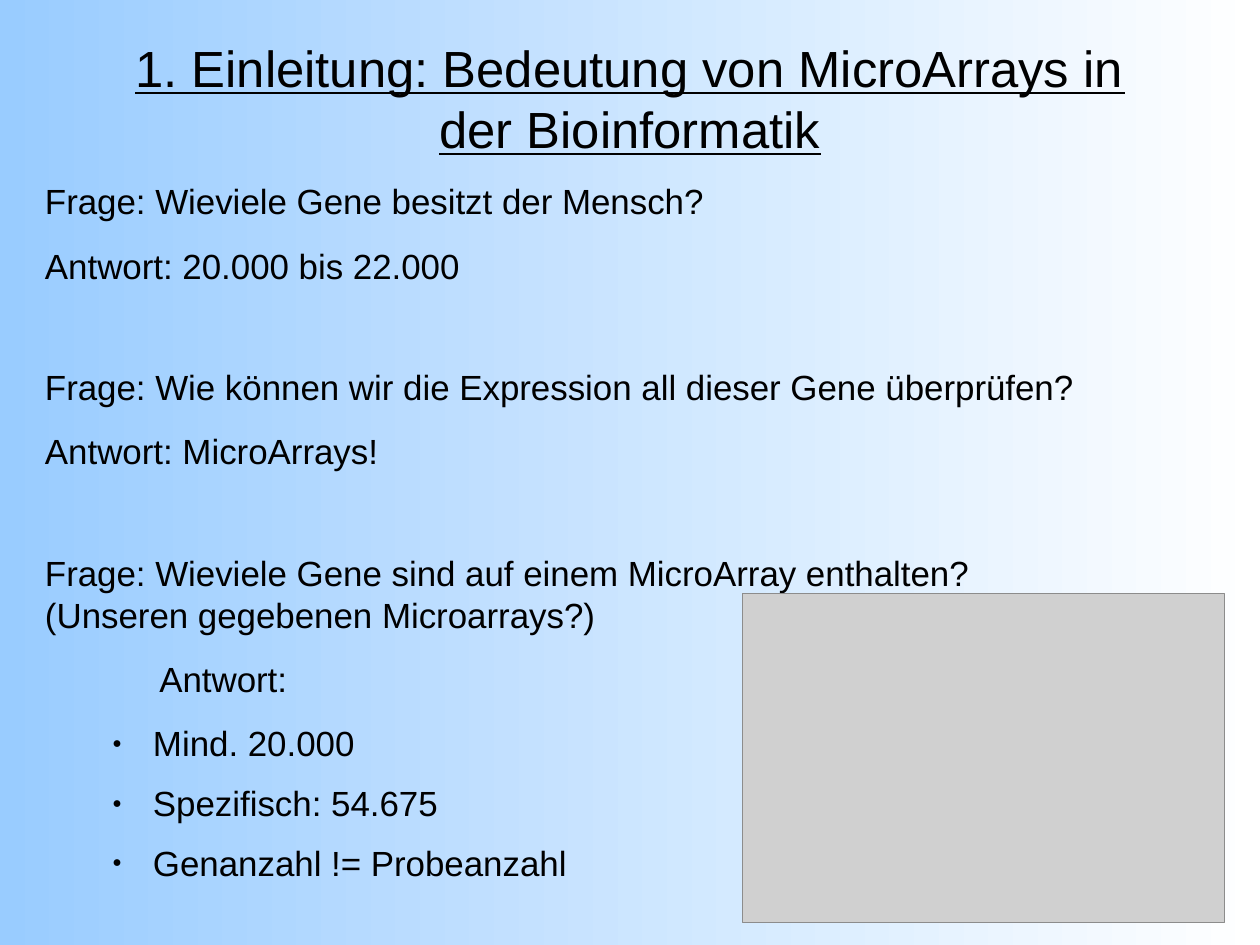
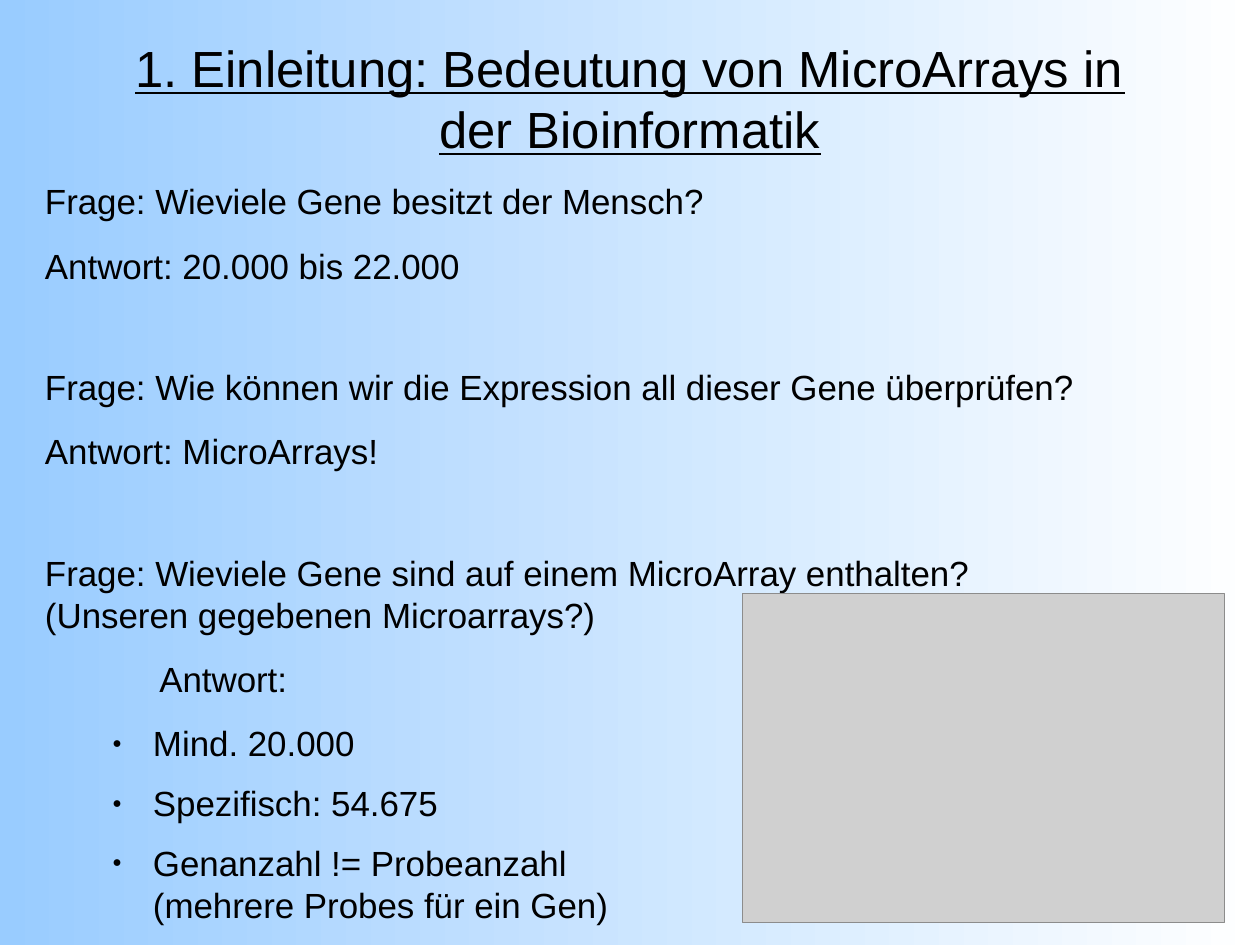
Before and after one commit to emmkey/GenEx, a slide deck: slide 3 of W1 Praesentation.odp. Drawn at 1260x945 pixels with LibreOffice and Linux fonts; fonts in the diff are those of the drawing; grey boxes stand for pictures. Boxes give left, top, right and bottom in pixels: in the first picture for what was removed or moved away, otherwise in the second. Text is boxed around its words. In the diff, an @@ line names an element or a change of style, - is before the commit and + after.

```diff
--- a/W1 Praesentation.odp
+++ b/W1 Praesentation.odp
@@ text at [153,850,607,925]: text changed @@
-  ● Genanzahl != Probeanzahl
+  ● Genanzahl != Probeanzahl
+    (mehrere Probes für ein Gen)
```
Also in this commit, not shown: 6 other slides changed, 2 slides removed.
